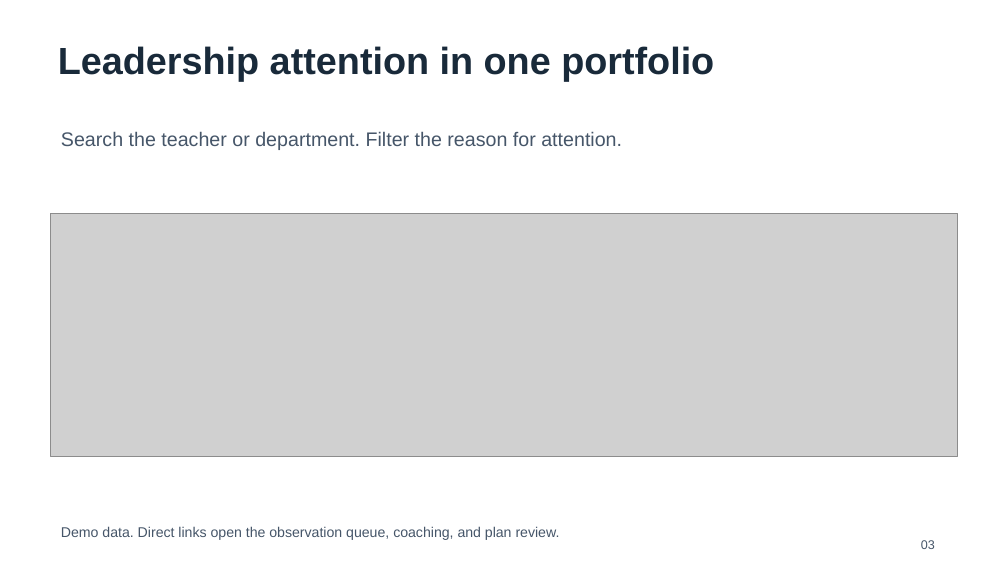
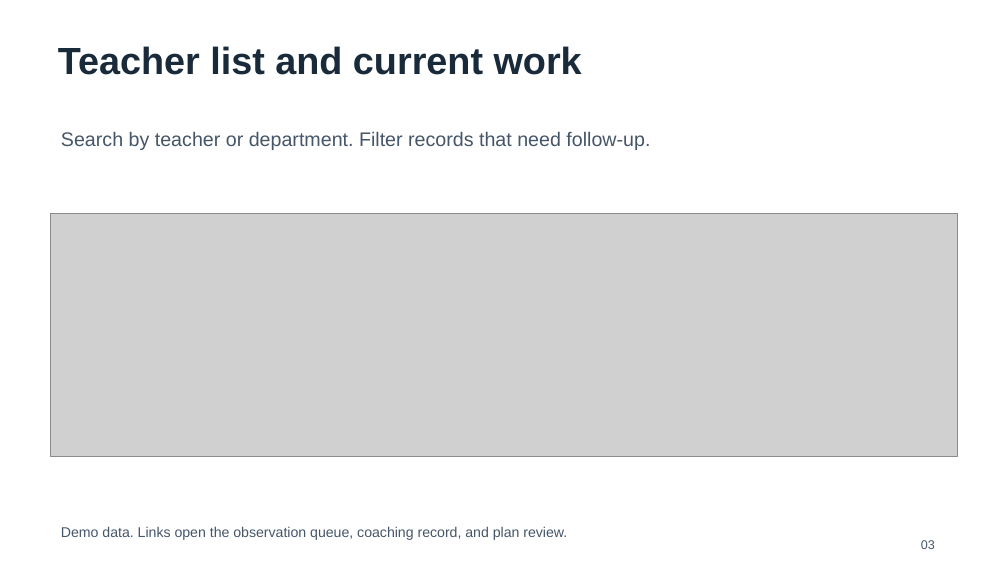
Before and after one commit to bodangren/ra-math-advantage, a slide deck: slide 3 of outputs/danielson-slt_20260907/output/HDKWA-Danielson-SLT-Feature-Review-Final.pptx. Drawn at 1008x567 pixels with LibreOffice and Linux fonts; fonts in the diff are those of the drawing; grey boxes stand for pictures. Boxes give left, top, right and bottom in pixels: in the first picture for what was removed or moved away, otherwise in the second. Text is boxed around its words. In the diff, an @@ line names an element or a change of style, - is before the commit and + after.

Commit message:
docs(danielson): rewrite SLT deck for school review

```diff
--- a/outputs/danielson-slt_20260907/output/HDKWA-Danielson-SLT-Feature-Review-Final.pptx
+++ b/outputs/danielson-slt_20260907/output/HDKWA-Danielson-SLT-Feature-Review-Final.pptx
@@ text at [58, 46, 582, 75]: text changed @@
-Leadership attention in one portfolio
+Teacher list and current work
@@ text at [61, 131, 650, 150]: text changed @@
-Search the teacher or department. Filter the reason for attention.
+Search by teacher or department. Filter records that need follow-up.
@@ text at [61, 526, 567, 540]: text changed @@
-Demo data. Direct links open the observation queue, coaching, and plan review.
+Demo data. Links open the observation queue, coaching record, and plan review.
```
Also in this commit, not shown: 15 other slides changed, 2 slides added, 1 slide removed.
